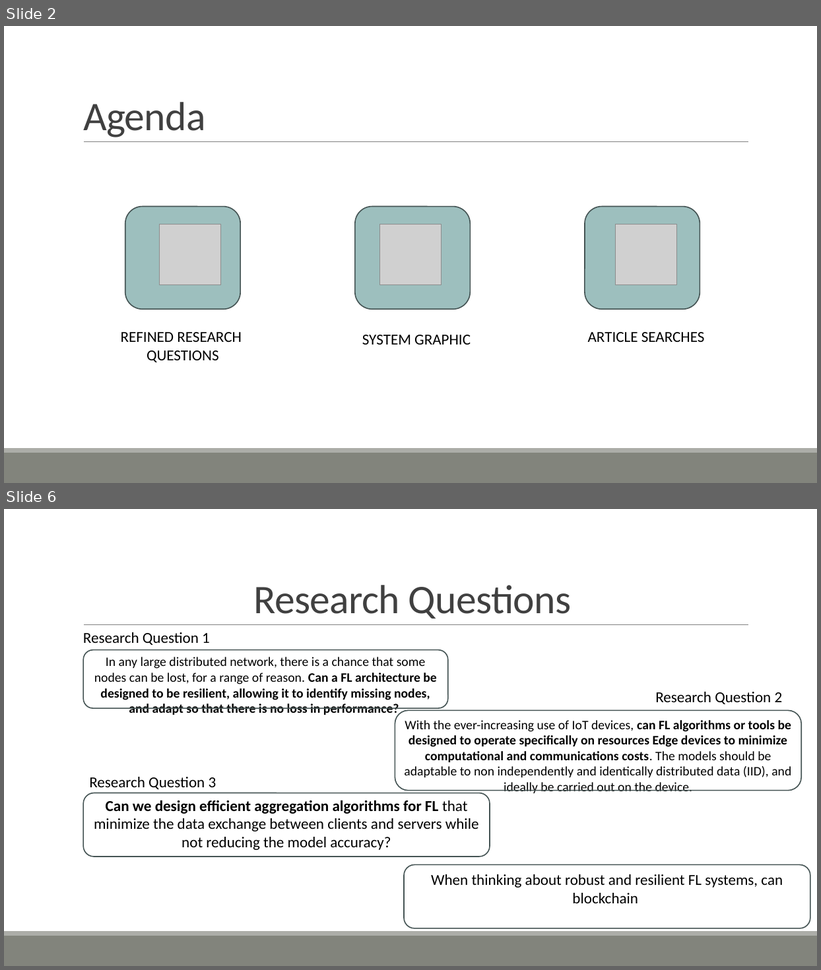
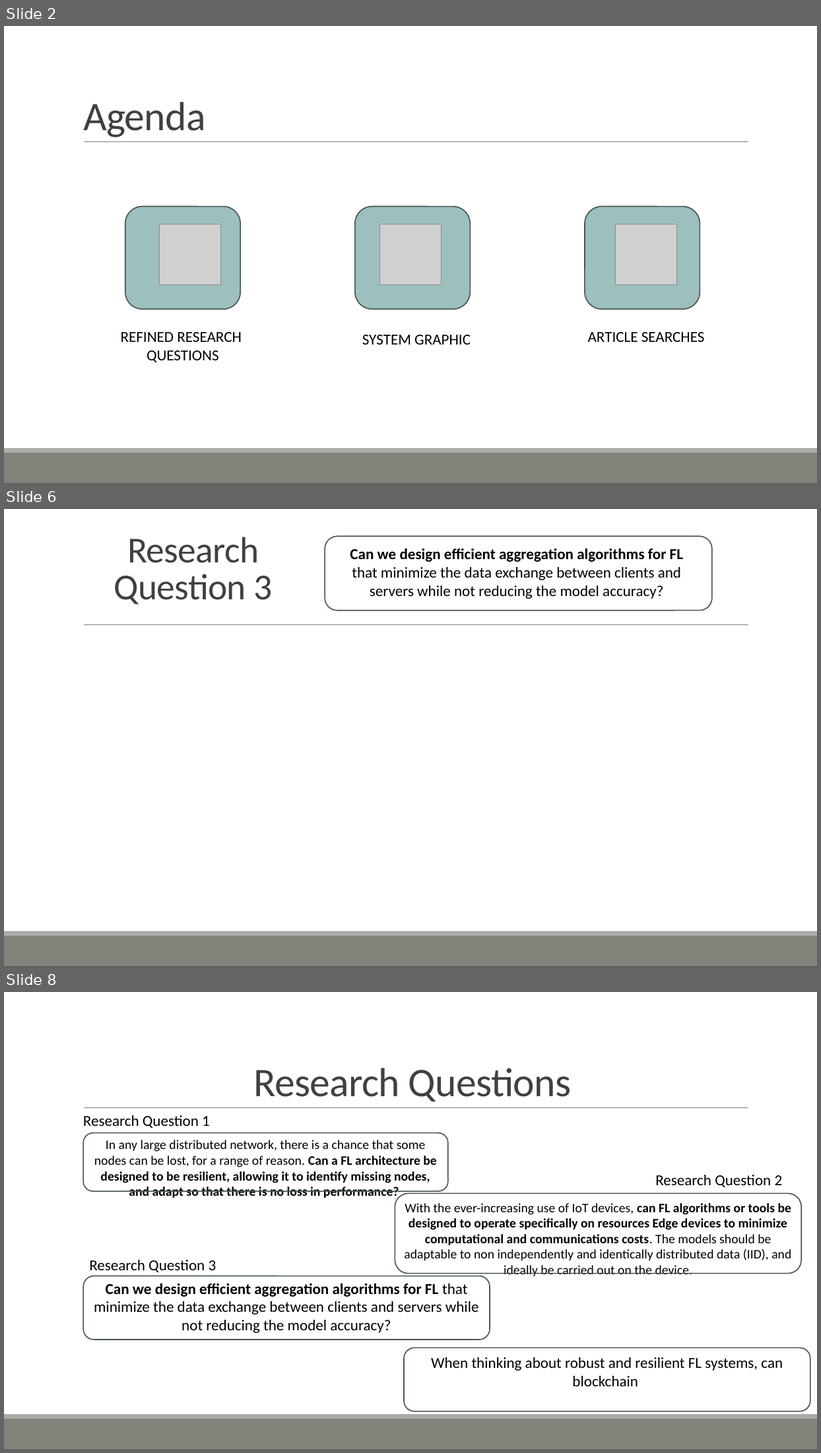
Before and after one commit to ofithcheallaigh/phd, a slide deck: Presentations/Supervisor Meetings/2024/Upcoming Meeting.pptx. Shown one above the other, each under a label of ours: slides 2 and 6 before the commit, slides 2, 6 and 8 after it; the slides between them are not shown. The pictures are 821x970 and 821x1453 pixels, drawn with LibreOffice and Linux fonts; fonts in the diff are those of the drawing; grey boxes stand for pictures. Boxes give left, top, right and bottom in pixels: in the first picture for what was removed or moved away, otherwise in the second. Text is boxed around its words. In the diff, an @@ line names an element or a change of style, - is before the commit and + after.

```diff
--- a/Presentations/Supervisor Meetings/2024/Upcoming Meeting.pptx
+++ b/Presentations/Supervisor Meetings/2024/Upcoming Meeting.pptx
@@ slide 6 added at bbox=[4, 509, 817, 966], background #FFFFFF; not listed: 3 template elements that a slide beside it also shows @@
@@ title added at bbox=[114, 537, 272, 605], 43.2 pt, text #404040 @@
+Research Question 3
@@ rounded rectangle added at bbox=[325, 537, 712, 611], outline #455453 1.25 pt @@
@@ text added at bbox=[350, 548, 683, 599], 18 pt, text #000000 @@
+Can we design efficient aggregation algorithms for FL that minimize the data exchange between clients and servers while not reducing the model accuracy?
@@ what was slide 6 is now slide 8 @@
```
Also in this commit, not shown: 3 slides changed, 1 other slide added.
